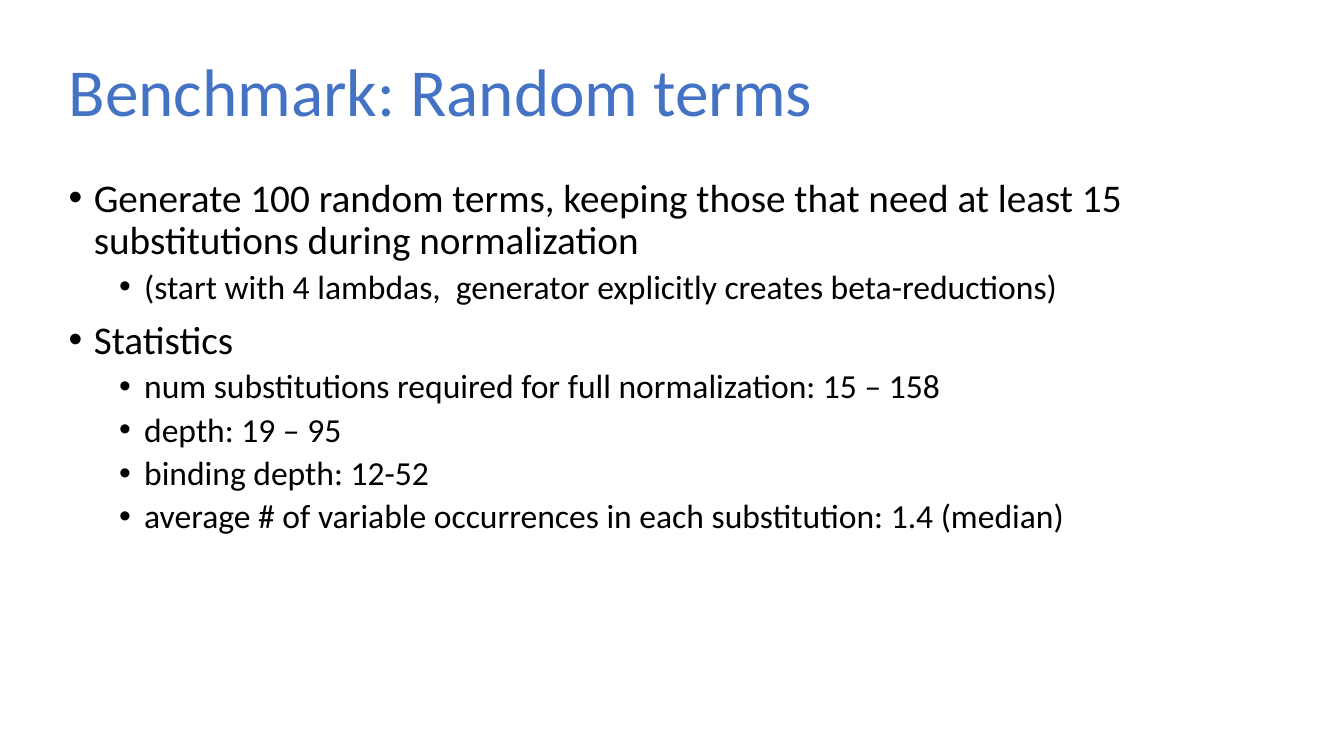
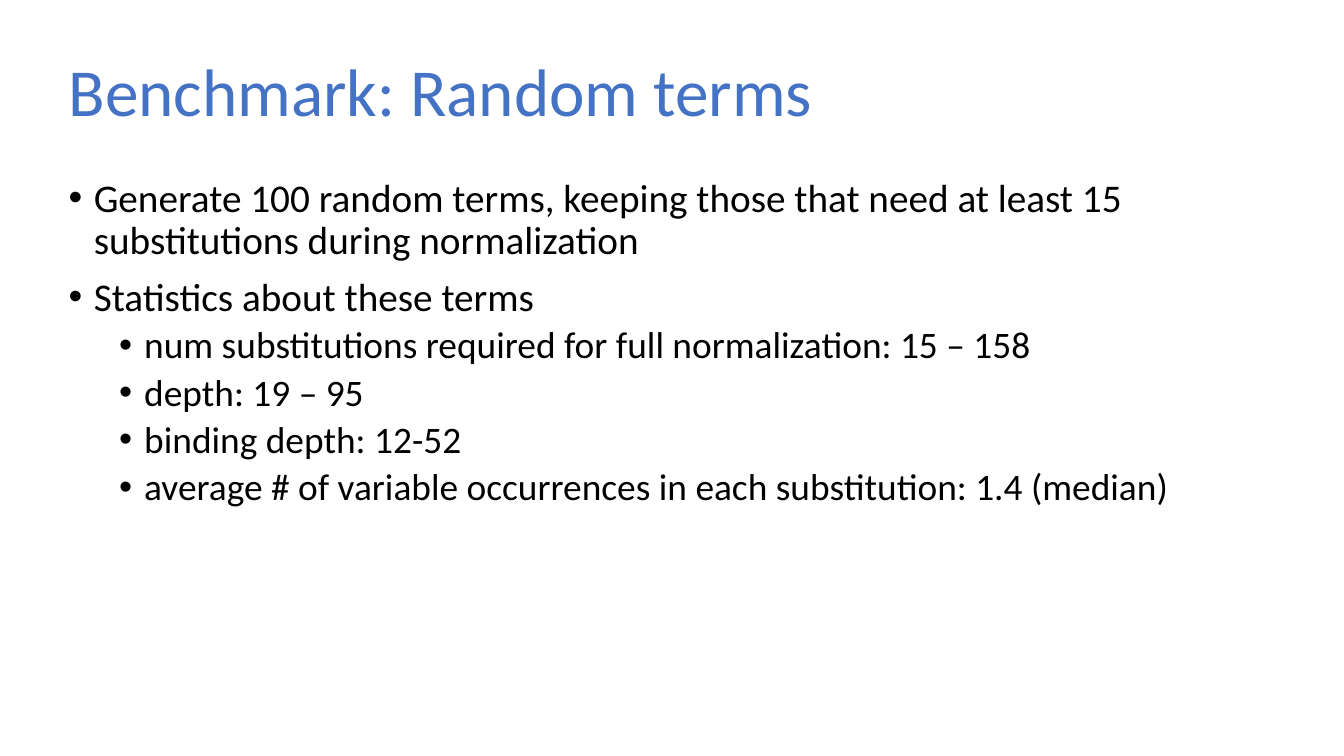
Before and after one commit to sweirich/lambda-n-ways, a slide deck: slide 27 of plclub-2021.pptx (slide 26 before the commit). Drawn at 1344x756 pixels with LibreOffice and Linux fonts; fonts in the diff are those of the drawing. Boxes give left, top, right and bottom in pixels: in the first picture for what was removed or moved away, otherwise in the second. Text is boxed around its words. In the diff, an @@ line names an element or a change of style, - is before the commit and + after.

```diff
--- a/plclub-2021.pptx
+++ b/plclub-2021.pptx
@@ text at <box>94,283,534,312</box>: text changed; size 18 to 21 pt @@
-  • (start with 4 lambdas, generator explicitly creates beta-reductions)
-• Statistics
+• Statistics about these terms
@@ text at <box>144,332,1168,507</box>: size 18 to 20 pt in "num substitutions required for full normalization: 15 ...", "depth: 19 – 95", "binding depth: 12-52", "average # of variable occurrences in each ..." @@
```
Also in this commit, not shown: 14 other slides changed, 1 slide added, 1 other file.
